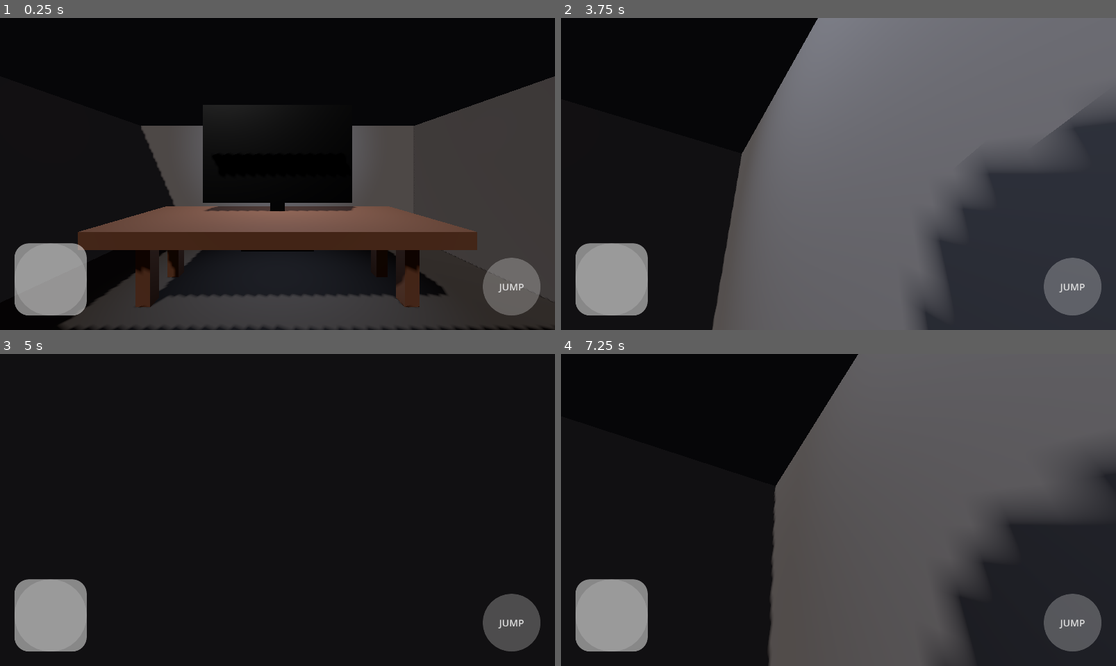
Above: before the commit, frames 1-4 (two rows, left to right).
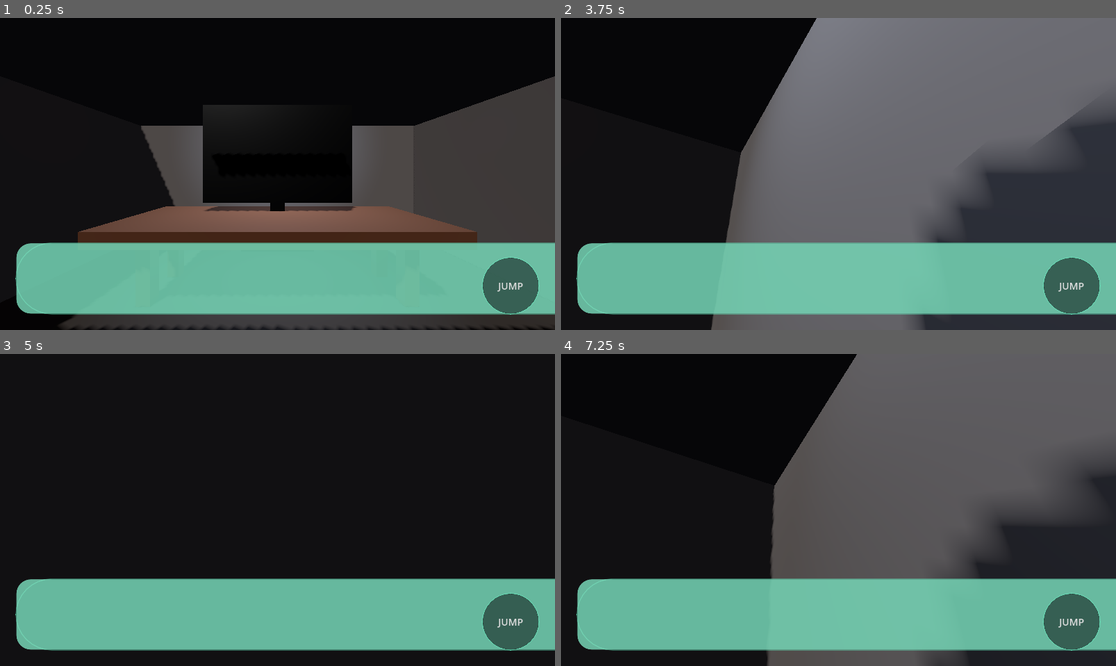
Above: after the commit, the same moments.

Repository: lucasteamalt12321/HorrorGame
Game: Godot game, scene res://world.tscn
Two runs of this game, one before a commit and one after it. Both use one fixed random seed, a clock stepped at 60 frames per second and the inputs below.
Inputs (mouse positions are in pixels of both pictures, inside the frame that each line leads up to):
- Up to frame 1 (0.25 s): no input
- Up to frame 2 (3.75 s): tap Enter (ui_accept) at 0.5, 0.77, 1.52 s; move the mouse to (866, 174) at 0.52 s; hold W (move_forward) 0.53-2.75 s; move the mouse to (810, 174) at 1.27 s; move the mouse to (849, 167) at 2.02 s; click "JUMP" at 2.75 s; move the mouse to (832, 180) at 3.52 s; hold W (move_forward) from 3.53 s (still down)
- Up to frame 3 (5 s): keep holding W (move_forward); tap Enter (ui_accept) at 3.77, 4.52 s; move the mouse to (316, 513) at 4.27 s
- Up to frame 4 (7.25 s): tap Enter (ui_accept) at 5, 5.27, 6.5, 6.77 s; move the mouse to (794, 506) at 5.02 s; move the mouse to (844, 510) at 5.77 s; move the mouse to (816, 503) at 6.52 s; release W (move_forward) at 6.53 s; hold D (move_right) from 6.53 s (still down)

The runs differ from the first frame. In frame 1, 23% of the frame differs, in the area x 2-100%, y 71-96%; in frame 2, 23%, in the area x 2-100%, y 0-100%; in frame 3, 21%; in frame 4, 23%.

Commit message:
Update mobile controls layout and styling

Diff:
--- a/mobile_controls.tscn
+++ b/mobile_controls.tscn
@@ -3,35 +3,50 @@
 [ext_resource type="Script" path="res://mobile_controls.gd" id="1"]
 
 [sub_resource type="StyleBoxFlat" id="StyleBoxBase"]
-bg_color = Color(1, 1, 1, 0.15)
+bg_color = Color(0.05, 0.08, 0.08, 0.55)
+border_width_left = 2
+border_width_top = 2
+border_width_right = 2
+border_width_bottom = 2
+border_color = Color(0.4, 1, 0.8, 0.35)
 corner_radius_top_left = 75
 corner_radius_top_right = 75
 corner_radius_bottom_right = 75
 corner_radius_bottom_left = 75
 
 [sub_resource type="StyleBoxFlat" id="StyleBoxKnob"]
-bg_color = Color(1, 1, 1, 0.5)
+bg_color = Color(0.55, 1, 0.85, 0.7)
 corner_radius_top_left = 30
 corner_radius_top_right = 30
 corner_radius_bottom_right = 30
 corner_radius_bottom_left = 30
 
 [sub_resource type="StyleBoxFlat" id="StyleBoxJump"]
-bg_color = Color(1, 1, 1, 0.25)
+bg_color = Color(0.05, 0.08, 0.08, 0.55)
+border_width_left = 2
+border_width_top = 2
+border_width_right = 2
+border_width_bottom = 2
+border_color = Color(0.4, 1, 0.8, 0.35)
 corner_radius_top_left = 60
 corner_radius_top_right = 60
 corner_radius_bottom_right = 60
 corner_radius_bottom_left = 60
 
 [sub_resource type="StyleBoxFlat" id="StyleBoxJumpPressed"]
-bg_color = Color(1, 1, 1, 0.5)
+bg_color = Color(0.35, 0.9, 0.7, 0.7)
+border_width_left = 2
+border_width_top = 2
+border_width_right = 2
+border_width_bottom = 2
+border_color = Color(0.7, 1, 0.9, 0.8)
 corner_radius_top_left = 60
 corner_radius_top_right = 60
 corner_radius_bottom_right = 60
 corner_radius_bottom_left = 60
 
-
 [node name="MobileControls" type="Control"]
+layout_mode = 3
 anchors_preset = 15
 anchor_right = 1.0
 anchor_bottom = 1.0
@@ -40,21 +55,21 @@
 mouse_filter = 2
 script = ExtResource("1")
 
-
 [node name="JoystickBase" type="PanelContainer" parent="."]
+layout_mode = 1
 anchors_preset = 12
 anchor_top = 1.0
 anchor_bottom = 1.0
-offset_left = 30.0
-offset_top = -180.0
-offset_right = 180.0
-offset_bottom = -30.0
+offset_left = 32.0
+offset_top = -182.0
+offset_right = 182.0
+offset_bottom = -32.0
 grow_vertical = 0
 mouse_filter = 1
 theme_override_styles/panel = SubResource("StyleBoxBase")
 
-
 [node name="Knob" type="PanelContainer" parent="JoystickBase"]
+layout_mode = 2
 anchors_preset = 8
 anchor_left = 0.5
 anchor_top = 0.5
@@ -69,17 +84,17 @@
 mouse_filter = 2
 theme_override_styles/panel = SubResource("StyleBoxKnob")
 
-
 [node name="JumpButton" type="Button" parent="."]
+layout_mode = 1
 anchors_preset = 3
 anchor_left = 1.0
 anchor_top = 1.0
 anchor_right = 1.0
 anchor_bottom = 1.0
-offset_left = -150.0
-offset_top = -150.0
-offset_right = -30.0
-offset_bottom = -30.0
+offset_left = -152.0
+offset_top = -152.0
+offset_right = -32.0
+offset_bottom = -32.0
 grow_horizontal = 0
 grow_vertical = 0
 custom_minimum_size = Vector2(120, 120)
@@ -90,5 +105,4 @@
 theme_override_font_sizes/font_size = 20
 text = "JUMP"
 
-
 [connection signal="pressed" from="JumpButton" to="." method="_on_jump_button_pressed"]
